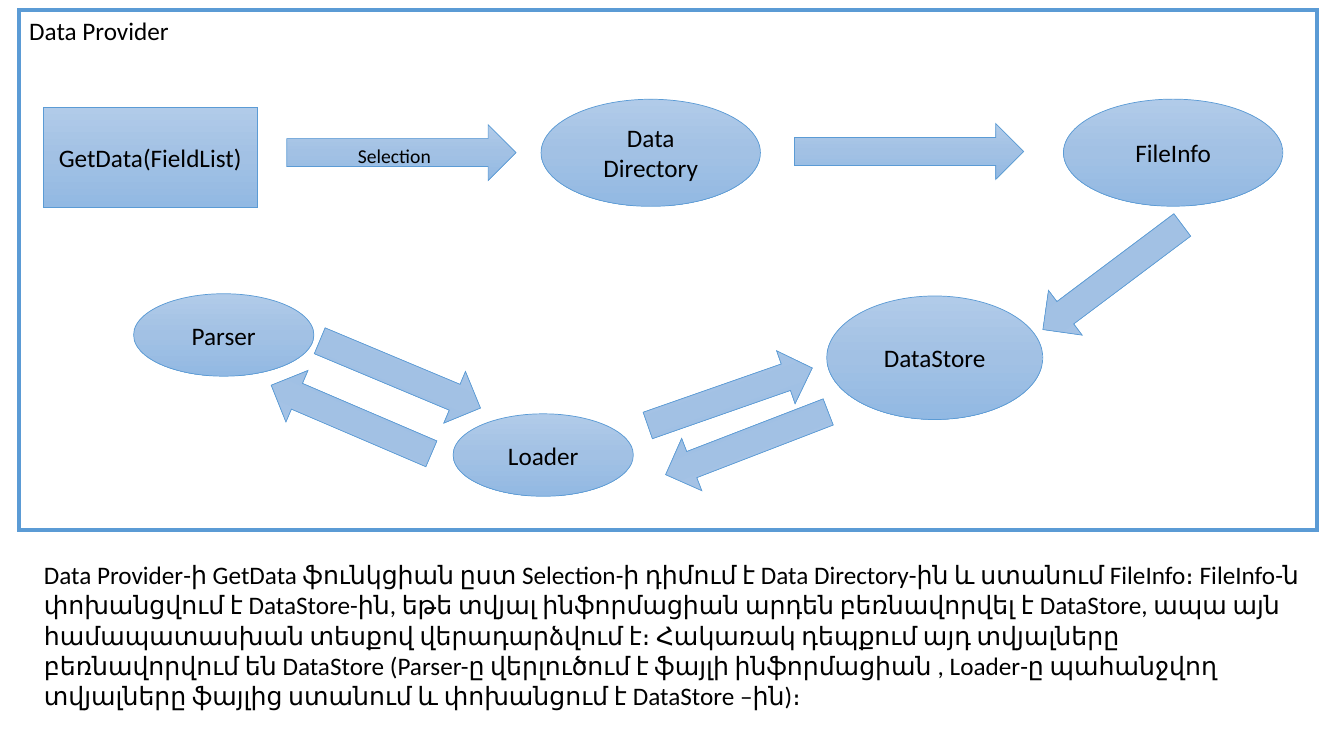
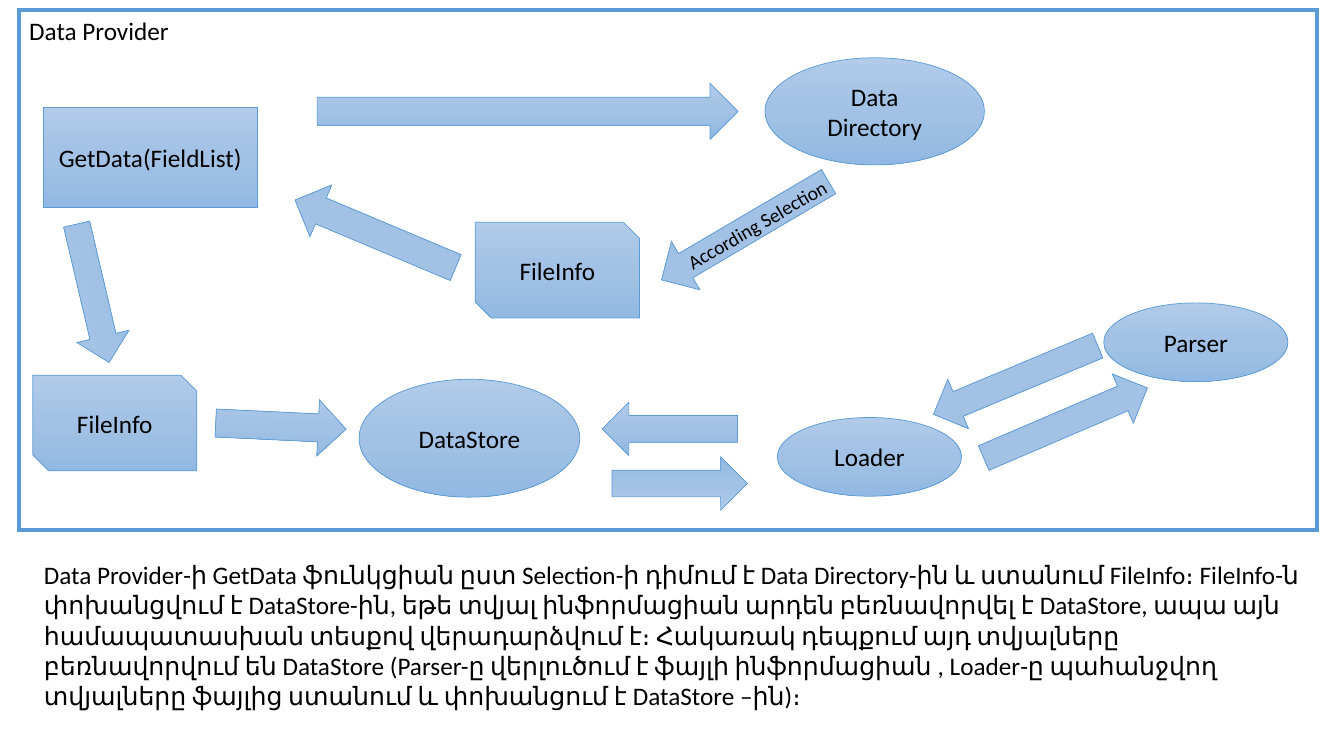
Before and after one commit to Mesrop-Gevorgyan/ATRChipset, a slide deck: slide 8 of Doc/Architecture_slide.pptx. Drawn at 1344x756 pixels with LibreOffice and Linux fonts; fonts in the diff are those of the drawing. Boxes give left, top, right and bottom in pixels: in the first picture for what was removed or moved away, otherwise in the second. Text is boxed around its words. In the diff, an @@ line names an element or a change of style, - is before the commit and + after.

```diff
--- a/Doc/Architecture_slide.pptx
+++ b/Doc/Architecture_slide.pptx
@@ ellipse "Data Directory": place and size @@
-ellipse "Data Directory" at bbox=[541, 99, 761, 206]
+ellipse "Data Directory" at bbox=[765, 57, 985, 164]
@@ right arrow: place and size @@
-right arrow at bbox=[287, 125, 516, 180]
+right arrow at bbox=[318, 84, 739, 139]
@@ text in right arrow at bbox=[358, 149, 431, 169]: text removed @@
-Selection
@@ right arrow added at bbox=[284, 174, 467, 293], fill gradient #B1CBE9 to #A3C1E5 to #93B9E4, outline #5B9BD5 0.5 pt @@
@@ right arrow at bbox=[648, 157, 843, 303]: rotation 0 to 149 degrees @@
@@ right arrow at bbox=[51, 218, 136, 368]: mirrored; rotation 143 to 256 degrees @@
@@ snip diag rect "FileInfo": place and size @@
-snip diag rect "FileInfo" at bbox=[1064, 99, 1284, 206]
+snip diag rect "FileInfo" at bbox=[476, 223, 640, 319]
@@ snip diag rect "FileInfo" at bbox=[476, 223, 640, 319]: ellipse to snip diag rect @@
@@ right arrow at bbox=[923, 321, 1108, 439]: mirrored; rotation 22 to 337 degrees @@
@@ mirrored in 3 elements at bbox=[777, 417, 962, 496], bbox=[359, 379, 580, 497], bbox=[1104, 303, 1289, 382] @@
@@ ellipse "Parser": place and size @@
-ellipse "Parser" at bbox=[134, 293, 315, 376]
+ellipse "Parser" at bbox=[1104, 303, 1289, 382]
@@ snip diag rect added at bbox=[33, 375, 198, 471], fill gradient #B1CBE9 to #A3C1E5 to #93B9E4, outline #5B9BD5 0.5 pt, 18 pt, text #000000 @@
+FileInfo
@@ ellipse "DataStore": place and size @@
-ellipse "DataStore" at bbox=[827, 296, 1043, 420]
+ellipse "DataStore" at bbox=[359, 379, 580, 497]
@@ right arrow at bbox=[974, 363, 1159, 483]: mirrored; rotation 203 to 156 degrees @@
@@ right arrow added at bbox=[215, 395, 347, 457], fill gradient #B1CBE9 to #A3C1E5 to #93B9E4, outline #5B9BD5 0.5 pt @@
@@ right arrow at bbox=[602, 402, 737, 456]: mirrored; rotation 340 to 0 degrees @@
@@ ellipse "Loader": place and size @@
-ellipse "Loader" at bbox=[453, 413, 633, 496]
+ellipse "Loader" at bbox=[777, 417, 962, 496]
@@ right arrow at bbox=[612, 457, 747, 510]: mirrored; rotation 158 to 180 degrees @@
```
Also in this commit, not shown: 2 other slides changed.
